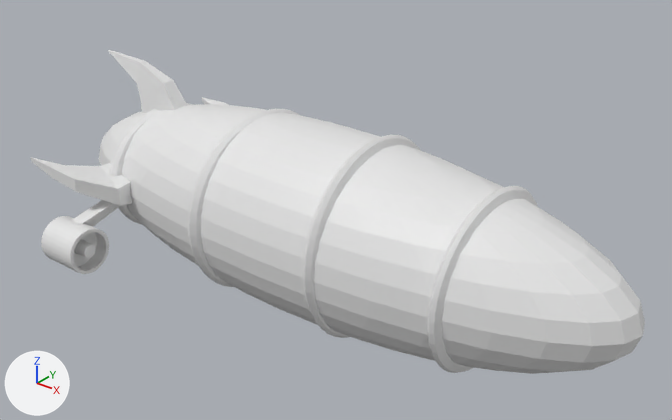
The FBX model Assets/Meshes/Balloon.fbx as it was, and as the next commit left it.
Both versions are drawn from a 50 mm camera at (197.0, -239.0, 249.0) aimed at (3.0, 3.0, 99.0). The lights are fixed; the arrows at lower left show +X, +Y and +Z.
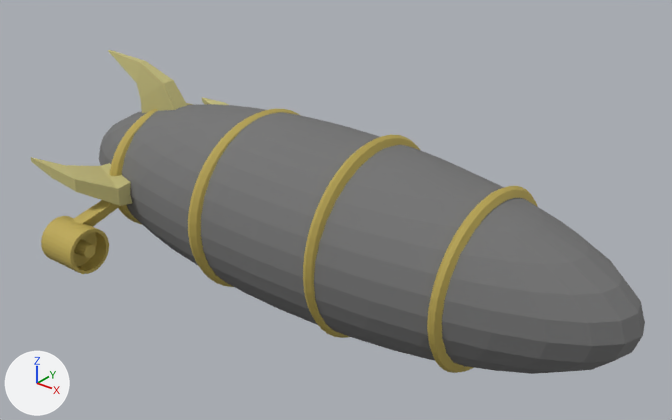
Where the newer file only moved an object's origin or applied its transform, the numbers keep the older frame.

What differs and where, as boxes [x1, y1, x2, y2] in the pictures (672 x 420 px):
part 1 of me_cube_001, recoloured (white to grey): [99, 104, 645, 374] in both
part 2 of me_cube_001, recoloured (white to yellow): [41, 103, 193, 274] in both
part 3 of me_cube_001, recoloured (grey to yellow): [427, 186, 538, 373] in both
part 4 of me_cube_001, recoloured (grey to yellow): [303, 135, 420, 338] in both
part 5 of me_cube_001, recoloured (white to yellow): [188, 109, 301, 287] in both
part 6 of me_cube_001, recoloured: [31, 50, 228, 206] in both

The edits, one by one:
Material 'Material.002' (mat_material_002) is new.
Its base color is (0.551, 0.501, 0.201) (yellow #c4bc7c).
Its roughness is 0.641.
Material 'Material' (mat_material) is new.
Its base color is (0.179, 0.179, 0.179) (grey #757575).
Its roughness is 1.0.
Material 'Material.001' (mat_material_001) is new.
Its base color is (0.51, 0.396, 0.0887) (yellow #bda954).
Its roughness is 0.727.
me_cube_001 has 3554 vertices, 3450 faces and spans x -20.0..225.0, y -60.0..60.0, z -37.0..44.0.
me_cube_001 is used by ob_cube_001; location (-102.3, 0.0, 94.3).
me_cube_001 part 1: 1743 of the faces centred in x -18.0..222.0, y -59.0..60.0, z -35.0..35.0 switch from no material to mat_material (grey #757575).
me_cube_001 part 2: 841 of the faces centred in x 9.0..27.0, y -60.0..60.0, z -26.0..26.0 switch from no material to mat_material_001 (yellow #bda954).
me_cube_001 part 3: 328 of the faces centred in x 169.0..175.0, y -33.0..32.0, z -31.0..32.0 switch from no material to mat_material_001 (yellow #bda954).
me_cube_001 part 4: 280 of the faces centred in x 122.0..129.0, y -39.0..38.0, z -37.0..38.0 switch from no material to mat_material_001 (yellow #bda954).
me_cube_001 part 5: 216 of the faces centred in x 67.0..76.0, y -39.0..39.0, z -35.0..35.0 switch from no material to mat_material_001 (yellow #bda954).
me_cube_001 part 6: 42 of the faces centred in x -9.0..28.0, y -48.0..48.0, z -4.0..44.0 switch from no material to mat_material_002 (yellow #c4bc7c).
